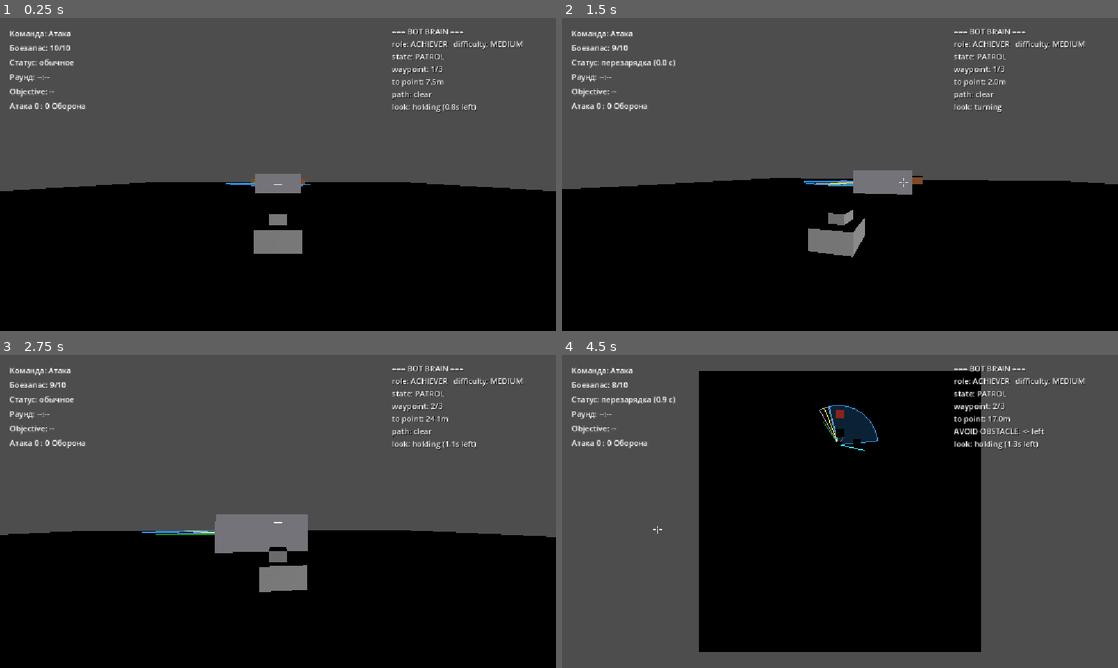
Above: before the commit, frames 1-4 (two rows, left to right).
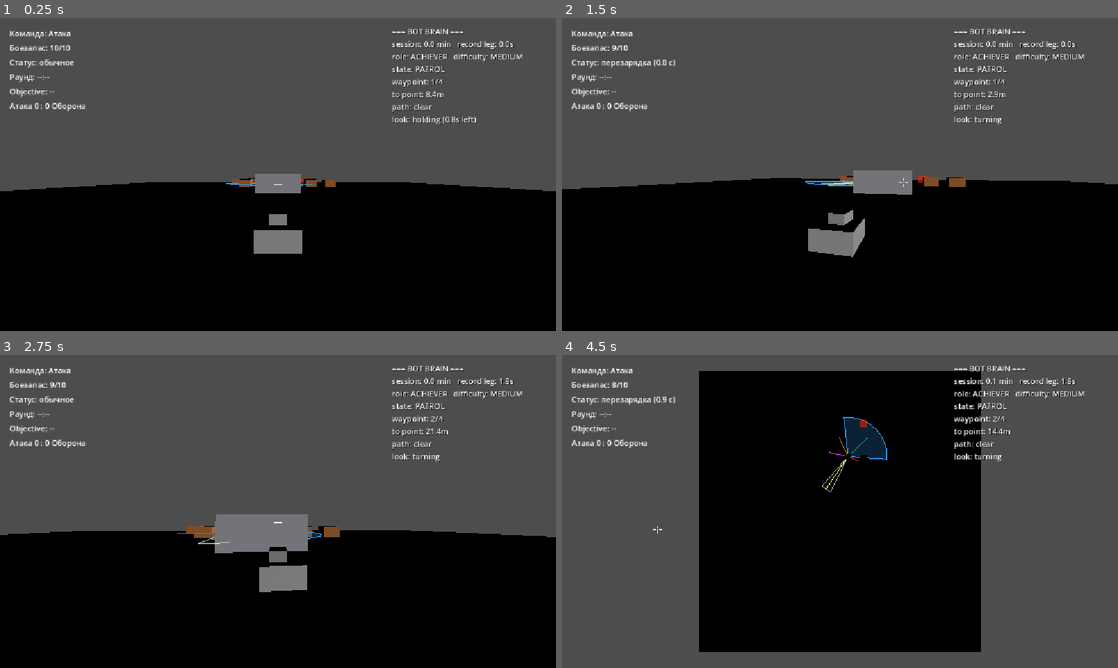
Above: after the commit, the same moments.

Repository: Imadakara/Tanks-Props
Game: Godot game, scene res://scenes/bot_arena/BotArena.tscn
The game is run twice, just before and just after one commit, with the same random seed, the same clock (stepped at 60 frames per second) and the same inputs.
Inputs (mouse positions are in pixels of both pictures, inside the frame that each line leads up to):
- Up to frame 1 (0.25 s): no input
- Up to frame 2 (1.5 s): tap Enter at 0.5 s; move the mouse to (867, 174) at 0.52 s; press the mouse at (867, 174) at 0.53 s; hold W (move_forward) from 0.53 s (still down); move the mouse to (812, 174) at 1.27 s; release the mouse at (812, 174) at 1.28 s; tap E (toggle_disguise) at 1.35 s
- Up to frame 3 (2.75 s): keep holding W (move_forward); move the mouse to (289, 505) at 2.02 s; tap 1 at 2.1 s
- Up to frame 4 (4.5 s): move the mouse to (834, 517) at 2.77 s; tap 2 at 2.85 s; move the mouse to (1006, 558) at 3.52 s; release W (move_forward) at 3.53 s; hold A (turn_left) from 3.53 s (still down); tap 3 at 3.6 s; move the mouse to (673, 464) at 4.27 s; click (673, 464) at 4.35 s

The runs differ from the first frame. In frame 1, 1.5% of the frame differs, in the area x 41-95%, y 7-54%; in frame 2, 1.5%; in frame 3, 1.7%; in frame 4, 2.3%, in the area x 46-95%, y 7-44%.

Commit message:
bot waypoints timers

Diff:
--- a/scenes/bot_arena/BotArena.tscn
+++ b/scenes/bot_arena/BotArena.tscn
@@ -41,16 +41,34 @@
 [sub_resource type="StandardMaterial3D" id="StandardMaterial3D_execi"]
 albedo_color = Color(0.6, 0.35, 0.15, 1)
 
-[sub_resource type="BoxMesh" id="BoxMesh_j8k2e"]
-size = Vector3(2, 1.25, 2)
-
-[sub_resource type="BoxShape3D" id="BoxShape3D_oubrc"]
+[sub_resource type="BoxMesh" id="BoxMesh_execi"]
+size = Vector3(2, 1.25, 2)
+
+[sub_resource type="BoxShape3D" id="BoxShape3D_0hb1j"]
 size = Vector3(2, 1.25, 2)
 
 [sub_resource type="BoxMesh" id="BoxMesh_usroo"]
 size = Vector3(2, 1.25, 2)
 
-[sub_resource type="BoxShape3D" id="BoxShape3D_execi"]
+[sub_resource type="BoxShape3D" id="BoxShape3D_oypt0"]
+size = Vector3(2, 1.25, 2)
+
+[sub_resource type="BoxMesh" id="BoxMesh_mhw8u"]
+size = Vector3(2, 1.25, 2)
+
+[sub_resource type="BoxShape3D" id="BoxShape3D_utd6a"]
+size = Vector3(2, 1.25, 2)
+
+[sub_resource type="BoxMesh" id="BoxMesh_na3rw"]
+size = Vector3(2, 1.25, 2)
+
+[sub_resource type="BoxShape3D" id="BoxShape3D_agt70"]
+size = Vector3(2, 1.25, 2)
+
+[sub_resource type="BoxMesh" id="BoxMesh_ihmo8"]
+size = Vector3(2, 1.25, 2)
+
+[sub_resource type="BoxShape3D" id="BoxShape3D_0prsi"]
 size = Vector3(2, 1.25, 2)
 
 [sub_resource type="StandardMaterial3D" id="StandardMaterial3D_j8k2e"]
@@ -58,7 +76,7 @@
 shading_mode = 0
 albedo_color = Color(0.95, 0.15, 0.05, 0.55)
 
-[sub_resource type="BoxMesh" id="BoxMesh_0hb1j"]
+[sub_resource type="BoxMesh" id="BoxMesh_evrla"]
 size = Vector3(2, 1.25, 2)
 
 [node name="BotArena" type="Node3D" unique_id=281684750]
@@ -105,15 +123,6 @@
 script = ExtResource("2_2uusy")
 max_hits = 10
 attackers_only = true
-
-[node name="Waypoint1" type="Node3D" parent="." unique_id=2010171112]
-transform = Transform3D(1, 0, 0, 0, 1, 0, 0, 0, 1, 0, 0, -10)
-
-[node name="Waypoint2" type="Node3D" parent="." unique_id=1713996609]
-transform = Transform3D(1, 0, 0, 0, 1, 0, 0, 0, 1, 8.66, 0, -25)
-
-[node name="Waypoint3" type="Node3D" parent="." unique_id=834255405]
-transform = Transform3D(1, 0, 0, 0, 1, 0, 0, 0, 1, -8.66, 0, -25)
 
 [node name="PlayerTank" type="CharacterBody3D" parent="." unique_id=677005994 instance=ExtResource("1_b63ln")]
 transform = Transform3D(1, 0, 0, 0, 1, 0, 0, 0, 1, 0, 0.5, 18)
@@ -134,28 +143,6 @@
 [node name="HUD" type="CanvasLayer" parent="." unique_id=1886000725 instance=ExtResource("4_hud")]
 script = ExtResource("7_execi")
 
-[node name="Obstacle1" type="StaticBody3D" parent="." unique_id=380999417]
-transform = Transform3D(1, 0, 0, 0, 1, 0, 0, 0, 1, 4.33, 0.625, -17.5)
-collision_mask = 0
-
-[node name="CollisionShape3D" type="CollisionShape3D" parent="Obstacle1" unique_id=76324787]
-shape = SubResource("BoxShape3D_2uusy")
-
-[node name="Mesh" type="MeshInstance3D" parent="Obstacle1" unique_id=455874593]
-material_override = SubResource("StandardMaterial3D_execi")
-mesh = SubResource("BoxMesh_j8k2e")
-
-[node name="Obstacle3" type="StaticBody3D" parent="." unique_id=870157358]
-transform = Transform3D(1, 0, 0, 0, 1, 0, 0, 0, 1, -4.33, 0.625, -17.5)
-collision_mask = 0
-
-[node name="CollisionShape3D" type="CollisionShape3D" parent="Obstacle3" unique_id=2043710748]
-shape = SubResource("BoxShape3D_oubrc")
-
-[node name="Mesh" type="MeshInstance3D" parent="Obstacle3" unique_id=1685520976]
-material_override = SubResource("StandardMaterial3D_execi")
-mesh = SubResource("BoxMesh_usroo")
-
 [node name="ObjectiveCamera" type="Camera3D" parent="." unique_id=1090300878]
 transform = Transform3D(1, 0, 0, 0, 1, 0, 0, 0, 1, 0, 13, -6)
 
@@ -164,14 +151,81 @@
 projection = 1
 size = 80.0
 
-[node name="HazardZone1" type="Area3D" parent="." unique_id=110586392]
-transform = Transform3D(1, 0, 0, 0, 1, 0, 0, 0, 1, 0, 0.625, -25)
+[node name="Waypoint1" type="Node3D" parent="." unique_id=1802743095]
+transform = Transform3D(1, 0, 0, 0, 1, 0, 0, 0, 1, 0, 0, -9)
+
+[node name="Waypoint2" type="Node3D" parent="." unique_id=687408254]
+transform = Transform3D(1, 0, 0, 0, 1, 0, 0, 0, 1, 12, 0, -18)
+
+[node name="Waypoint3" type="Node3D" parent="." unique_id=1082679058]
+transform = Transform3D(1, 0, 0, 0, 1, 0, 0, 0, 1, 0, 0, -27)
+
+[node name="Waypoint4" type="Node3D" parent="." unique_id=36124107]
+transform = Transform3D(1, 0, 0, 0, 1, 0, 0, 0, 1, -12, 0, -18)
+
+[node name="Obstacle1" type="StaticBody3D" parent="." unique_id=1727347774]
+transform = Transform3D(1, 0, 0, 0, 1, 0, 0, 0, 1, 6, 0.625, -13.5)
+collision_mask = 0
+
+[node name="CollisionShape3D" type="CollisionShape3D" parent="Obstacle1" unique_id=1342532757]
+shape = SubResource("BoxShape3D_2uusy")
+
+[node name="Mesh" type="MeshInstance3D" parent="Obstacle1" unique_id=262881097]
+material_override = SubResource("StandardMaterial3D_execi")
+mesh = SubResource("BoxMesh_execi")
+
+[node name="Obstacle2" type="StaticBody3D" parent="." unique_id=1588514960]
+transform = Transform3D(1, 0, 0, 0, 1, 0, 0, 0, 1, 9, 0.625, -12)
+collision_mask = 0
+
+[node name="CollisionShape3D" type="CollisionShape3D" parent="Obstacle2" unique_id=226347800]
+shape = SubResource("BoxShape3D_0hb1j")
+
+[node name="Mesh" type="MeshInstance3D" parent="Obstacle2" unique_id=845607433]
+material_override = SubResource("StandardMaterial3D_execi")
+mesh = SubResource("BoxMesh_usroo")
+
+[node name="Obstacle3" type="StaticBody3D" parent="." unique_id=445008693]
+transform = Transform3D(1, 0, 0, 0, 1, 0, 0, 0, 1, -6, 0.625, -22.5)
+collision_mask = 0
+
+[node name="CollisionShape3D" type="CollisionShape3D" parent="Obstacle3" unique_id=1694227430]
+shape = SubResource("BoxShape3D_oypt0")
+
+[node name="Mesh" type="MeshInstance3D" parent="Obstacle3" unique_id=1381824310]
+material_override = SubResource("StandardMaterial3D_execi")
+mesh = SubResource("BoxMesh_mhw8u")
+
+[node name="Obstacle4" type="StaticBody3D" parent="." unique_id=933751664]
+transform = Transform3D(1, 0, 0, 0, 1, 0, 0, 0, 1, -9, 0.625, -21)
+collision_mask = 0
+
+[node name="CollisionShape3D" type="CollisionShape3D" parent="Obstacle4" unique_id=943190628]
+shape = SubResource("BoxShape3D_utd6a")
+
+[node name="Mesh" type="MeshInstance3D" parent="Obstacle4" unique_id=1416065473]
+material_override = SubResource("StandardMaterial3D_execi")
+mesh = SubResource("BoxMesh_na3rw")
+
+[node name="Obstacle5" type="StaticBody3D" parent="." unique_id=1985827010]
+transform = Transform3D(1, 0, 0, 0, 1, 0, 0, 0, 1, -6, 0.625, -13.5)
+collision_mask = 0
+
+[node name="CollisionShape3D" type="CollisionShape3D" parent="Obstacle5" unique_id=253503362]
+shape = SubResource("BoxShape3D_agt70")
+
+[node name="Mesh" type="MeshInstance3D" parent="Obstacle5" unique_id=1819427874]
+material_override = SubResource("StandardMaterial3D_execi")
+mesh = SubResource("BoxMesh_ihmo8")
+
+[node name="HazardZone1" type="Area3D" parent="." unique_id=1081413950]
+transform = Transform3D(1, 0, 0, 0, 1, 0, 0, 0, 1, 6, 0.625, -22.5)
 collision_layer = 4
 collision_mask = 0
 
-[node name="CollisionShape3D" type="CollisionShape3D" parent="HazardZone1" unique_id=900768991]
-shape = SubResource("BoxShape3D_execi")
-
-[node name="Mesh" type="MeshInstance3D" parent="HazardZone1" unique_id=1760489742]
+[node name="CollisionShape3D" type="CollisionShape3D" parent="HazardZone1" unique_id=1018876796]
+shape = SubResource("BoxShape3D_0prsi")
+
+[node name="Mesh" type="MeshInstance3D" parent="HazardZone1" unique_id=600668854]
 material_override = SubResource("StandardMaterial3D_j8k2e")
-mesh = SubResource("BoxMesh_0hb1j")
+mesh = SubResource("BoxMesh_evrla")
--- a/scenes/bot_arena/bot_sentry_controller.gd
+++ b/scenes/bot_arena/bot_sentry_controller.gd
@@ -301,6 +301,18 @@
 
 var _brain_debug_label: Label
 
+## Статистика для дебаг-панели (по прямому запросу) — обе копятся с _ready(), никогда не
+## сбрасываются сами (переживают смену стейта/цели, в отличие от вейпоинт-прогресса):
+## _total_time_sec — сколько игрового времени (delta, значит уважает паузу/time_scale) прошло с
+## момента запуска этого бота; _leg_timer — копится, пока бот пытается дойти до ТЕКУЩЕГО
+## вейпоинта (см. _drive_to_waypoint()), сбрасывается в 0 при каждом _advance_waypoint(), но
+## непосредственно ПЕРЕД сбросом обновляет _max_leg_time_sec, если это новый рекорд — та самая
+## "максимальная обновляемая" метрика: растёт, если бот когда-либо шёл до вейпоинта дольше, чем
+## раньше (включая время застреваний/реверсов — это тоже часть "времени достижения").
+var _total_time_sec: float = 0.0
+var _leg_timer: float = 0.0
+var _max_leg_time_sec: float = 0.0
+
 func _ready() -> void:
 	_apply_difficulty_preset()
 	_center_sweep_max_deg = rad_to_deg(atan(hull_half_width / center_sweep_ref_distance))
@@ -365,6 +377,7 @@
 	_waypoints.sort_custom(func(a, b): return String(a.name) < String(b.name))
 
 func _physics_process(delta: float) -> void:
+	_total_time_sec += delta
 	_think_timer -= delta
 	if _think_timer <= 0.0:
 		_think_timer = think_interval_sec
@@ -550,6 +563,7 @@
 ## следующему (индекс всегда по модулю — патруль бесконечный). Тот же принцип наведения
 ## корпуса, что и в tank_ai_controller.gd._drive_toward().
 func _drive_to_waypoint(delta: float) -> void:
+	_leg_timer += delta  # копится, пока пытаемся дойти до текущего вейпоинта — см. _advance_waypoint()
 	if _waypoints.is_empty():
 		_movement.ai_move_input = 0.0
 		_movement.ai_turn_input = 0.0
@@ -778,6 +792,8 @@
 	_has_waypoint_target = true
 
 func _advance_waypoint() -> void:
+	_max_leg_time_sec = max(_max_leg_time_sec, _leg_timer)  # рекорд — только обновляется, никогда не сбрасывается
+	_leg_timer = 0.0
 	_waypoint_index = (_waypoint_index + 1) % _waypoints.size()
 	_has_waypoint_target = false
 	_stuck_reroute_count = 0  # новый вейпоинт — прежнее узкое место больше не актуально
@@ -992,6 +1008,7 @@
 		return
 	var lines: Array = []
 	lines.append("=== BOT BRAIN ===")
+	lines.append("session: %.1f min   record leg: %.1fs" % [_total_time_sec / 60.0, _max_leg_time_sec])
 	lines.append("role: %s   difficulty: %s" % [Role.keys()[role], Difficulty.keys()[difficulty]])
 	lines.append("state: %s" % State.keys()[state])
 	match state:
